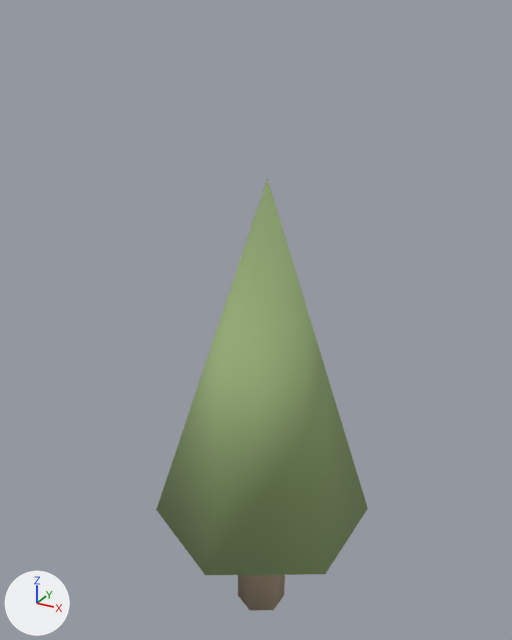
The glTF model prototype/assets/models/terrain/ambient_tree_17.glb: old version first, new version second.
One viewpoint serves both versions: a 50 mm lens placed at (1.07, -1.96, 2.21), pointed at (-0.03, 0.04, 1.21). The axes (+X, +Y, +Z) are drawn at lower left. The lights are the same throughout. The picture after the commit comes second.

Names of what the first picture shows: 'ambient_tree_17'.
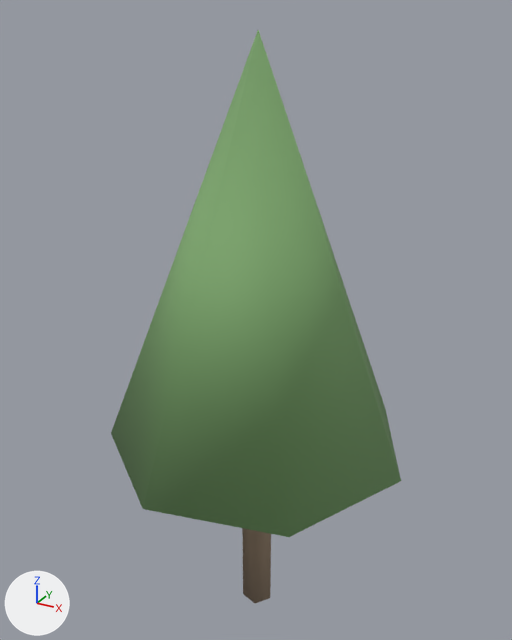
Location of each change, [x1, y1, x2, y2] in pixels of the pictures (512 x 640 px):
'ambient_tree_17', reshaped (37% wider, 33% taller): before [156, 179, 368, 610]; after [111, 30, 401, 603]
part 1 of me_ambient_tree_17_mesh, added (brown): after [242, 528, 271, 603]
part 2 of me_ambient_tree_17_mesh, added (green): after [111, 30, 401, 537]
part 3 of me_ambient_tree_17_mesh, deleted (beige): before [238, 575, 285, 610]
part 4 of me_ambient_tree_17_mesh, deleted (green): before [156, 179, 368, 575]

The change, as a list of edits to the scene's bpy script:
```text
Add mat_ambient_tree_17_mat1:
    mat_ambient_tree_17_mat1 = principled_material('ambient_tree_17_mat1')
    mat_ambient_tree_17_mat1.base_color = (0.2, 0.38, 0.15)  # green #7ca66c
    mat_ambient_tree_17_mat1.roughness = 0.85
Add mat_ambient_tree_17_mat0:
    mat_ambient_tree_17_mat0 = principled_material('ambient_tree_17_mat0')
    mat_ambient_tree_17_mat0.base_color = (0.3, 0.22, 0.15)  # brown #95816c
    mat_ambient_tree_17_mat0.roughness = 0.95
Change me_ambient_tree_17_mesh:
    used by ob_ambient_tree_17; location = (0.0, 0.0, 0.0)
    remove me_ambient_tree_17_mesh.from_pydata(...)  # 19 vertices, 30 faces; spans x -0.34..0.37, y -0.41..0.41, z 0.0..1.71
    remove me_ambient_tree_17_mesh.materials.append(mat_ambient_tree_17_structural_mat)  # beige #a89880
    remove me_ambient_tree_17_mesh.materials.append(mat_ambient_tree_17_armor_mat)  # green #96ae77
    add me_ambient_tree_17_mesh.from_pydata(...)  # 18 vertices, 28 faces; spans x -0.5..0.55, y -0.54..0.54, z 0.0..2.15
    me_ambient_tree_17_mesh part 1: a new loose piece, a 5-sided cylinder along z spanning x -0.05..0.06, y -0.06..0.06, z 0.0..0.75, in mat_ambient_tree_17_mat0 (brown #95816c)
    me_ambient_tree_17_mesh part 2: a new loose piece, a 7-sided cone pointing to +z spanning x -0.5..0.55, y -0.54..0.54, z 0.75..2.15, in mat_ambient_tree_17_mat1 (green #7ca66c)
    me_ambient_tree_17_mesh part 3: the loose piece of 12 vertices spanning x -0.06..0.1, y -0.1..0.1, z 0.0..0.43 is deleted
    me_ambient_tree_17_mesh part 4: the loose piece of 7 vertices spanning x -0.34..0.37, y -0.41..0.41, z 0.42..1.71 is deleted
    add me_ambient_tree_17_mesh.materials.append(mat_ambient_tree_17_mat0)  # brown #95816c
    add me_ambient_tree_17_mesh.materials.append(mat_ambient_tree_17_mat1)  # green #7ca66c
```
